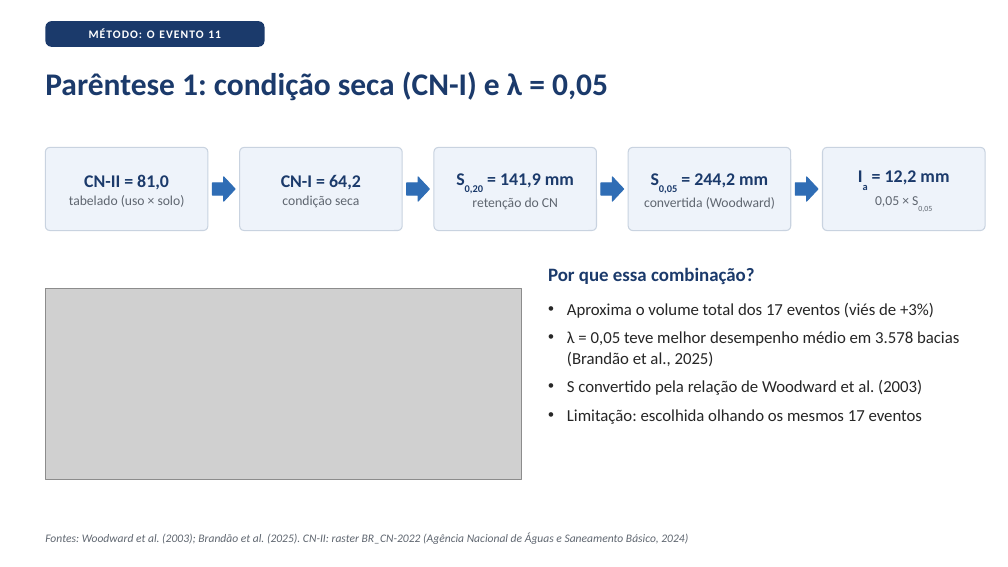
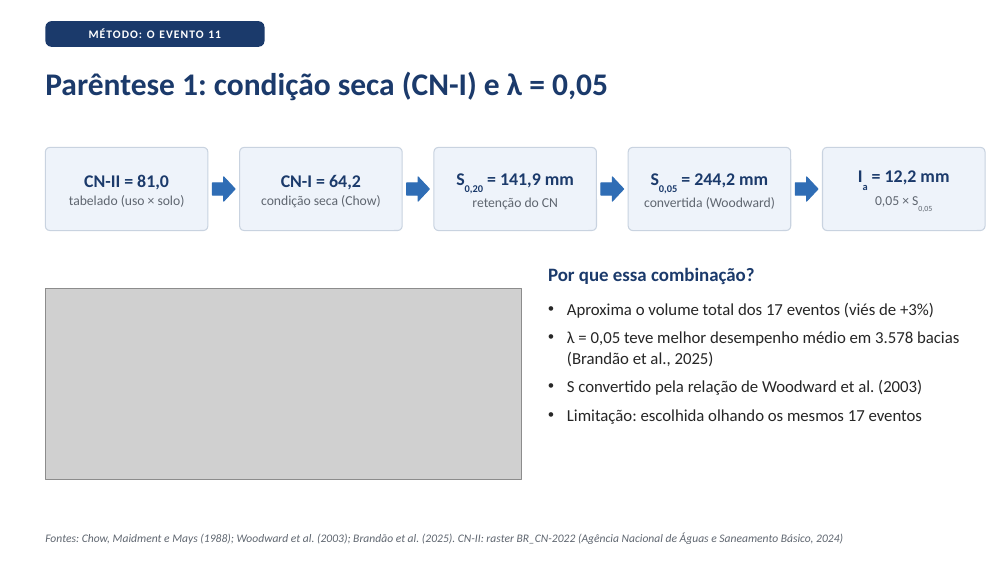
Before and after one commit to mateusvivarelli/TCC, a slide deck: slide 5 of TCC_Texto/slides/slides_11a28_defesa.pptx. Drawn at 1008x567 pixels with LibreOffice and Linux fonts; fonts in the diff are those of the drawing; grey boxes stand for pictures. Boxes give left, top, right and bottom in pixels: in the first picture for what was removed or moved away, otherwise in the second. Text is boxed around its words. In the diff, an @@ line names an element or a change of style, - is before the commit and + after.

```diff
--- a/TCC_Texto/slides/slides_11a28_defesa.pptx
+++ b/TCC_Texto/slides/slides_11a28_defesa.pptx
@@ text in rounded rectangle at <box>261,195,381,207</box>: text changed @@
-condição seca
+condição seca (Chow)
@@ text at <box>45,532,843,544</box>: text changed @@
-Fontes: Woodward et al. (2003); Brandão et al. (2025). CN-II: raster BR_CN-2022 (Agência Nacional de Águas e Saneamento Básico, 2024)
+Fontes: Chow, Maidment e Mays (1988); Woodward et al. (2003); Brandão et al. (2025). CN-II: raster BR_CN-2022 (Agência Nacional de Águas e Saneamento Básico, 2024)
```
Also in this commit, not shown: 1 other slide changed, 3 slides added, 6 other files.
